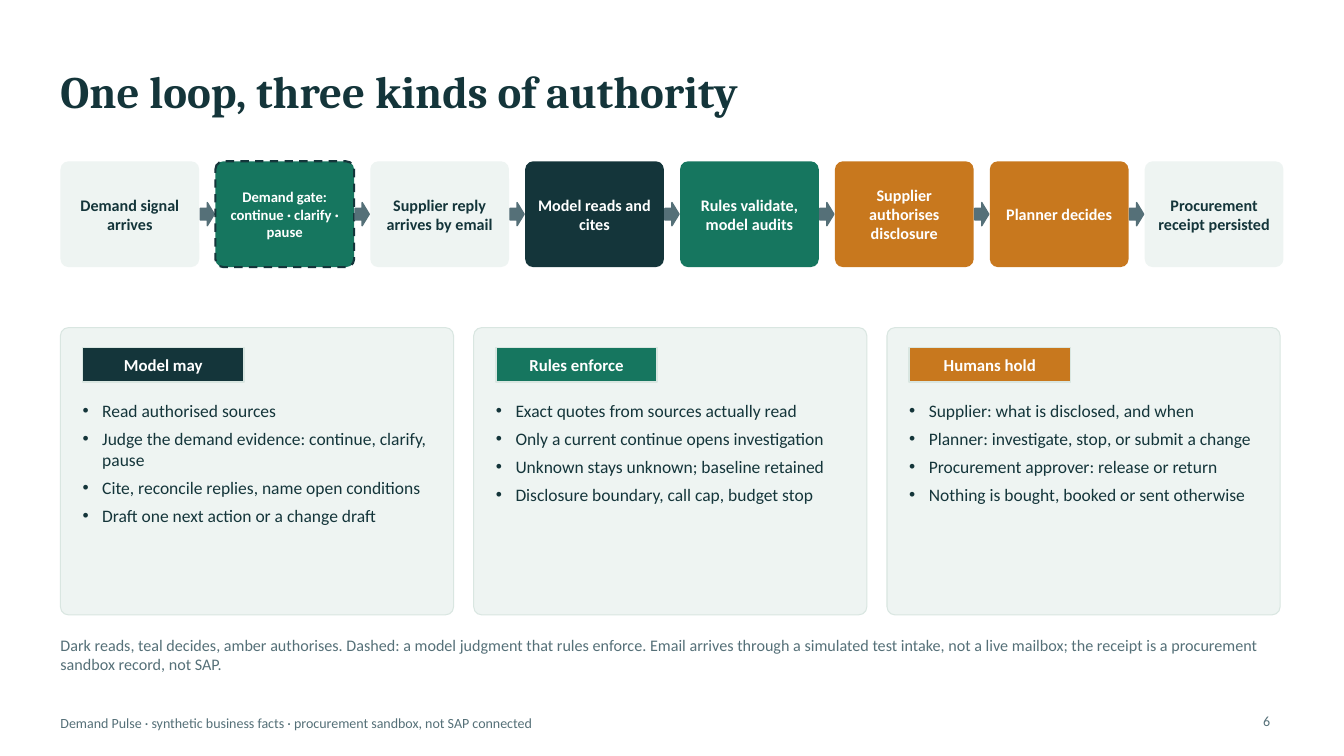
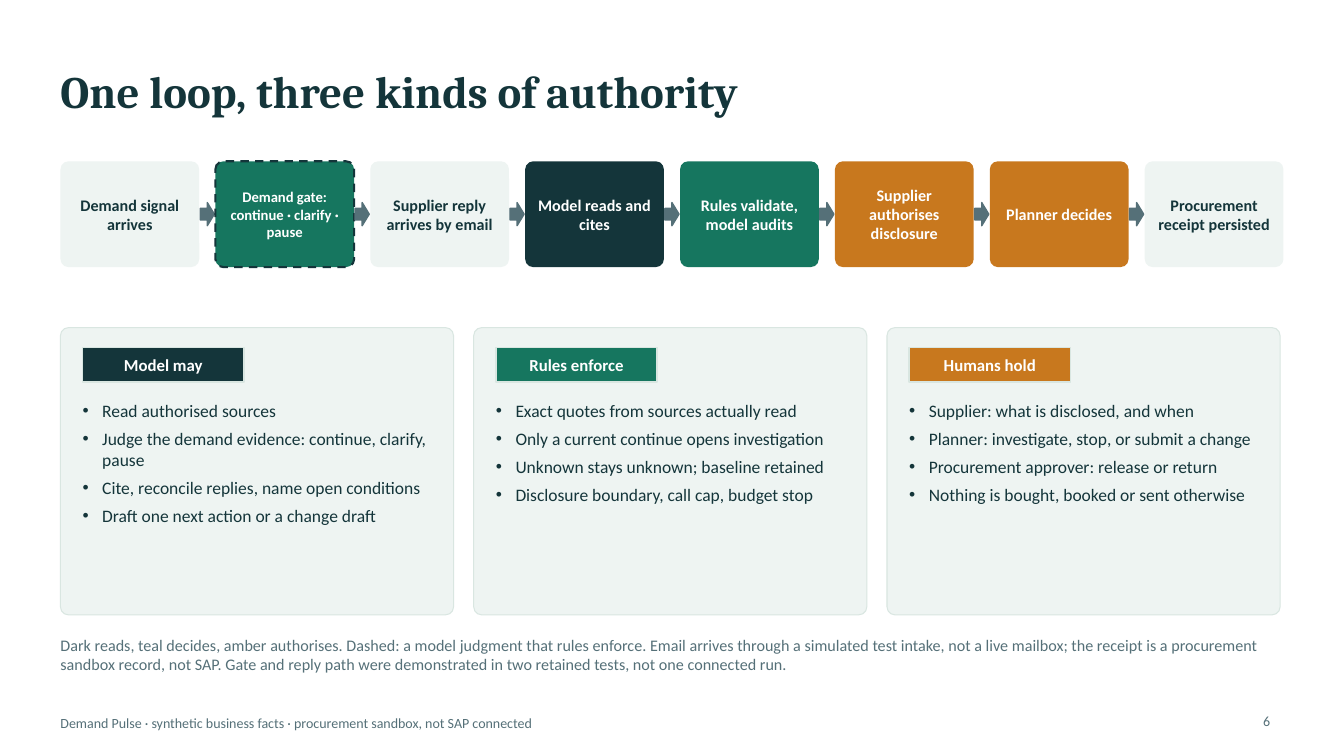
Before and after one commit to logisticPM/sap, a slide deck: slide 6 of presentations/SAP_Demand_Pulse_Business_Case_Deck.pptx. Drawn at 1344x756 pixels with LibreOffice and Linux fonts; fonts in the diff are those of the drawing. Boxes give left, top, right and bottom in pixels: in the first picture for what was removed or moved away, otherwise in the second. Text is boxed around its words. In the diff, an @@ line names an element or a change of style, - is before the commit and + after.

```diff
--- a/presentations/SAP_Demand_Pulse_Business_Case_Deck.pptx
+++ b/presentations/SAP_Demand_Pulse_Business_Case_Deck.pptx
@@ text at (x1=60, y1=640, x2=1257, y2=673): text changed @@
-Dark reads, teal decides, amber authorises. Dashed: a model judgment that rules enforce. Email arrives through a simulated test intake, not a live mailbox; the receipt is a procurement sandbox record, not SAP.
+Dark reads, teal decides, amber authorises. Dashed: a model judgment that rules enforce. Email arrives through a simulated test intake, not a live mailbox; the receipt is a procurement sandbox record, not SAP. Gate and reply path were demonstrated in two retained tests, not one connected run.
```
Also in this commit, not shown: 3 other slides changed, 1 slide added, 1 slide removed, 4 other files.
